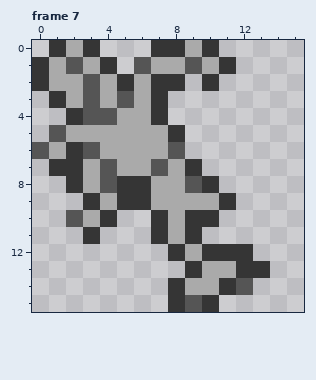
Edited in one commit: pixel-art file (art/neuron/neuron.ase). That is the earlier state.
16x16 pixels, 10 frames. Shown: frame 7.
The result:
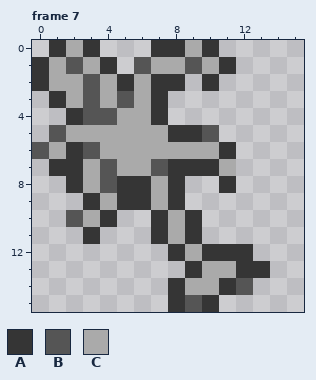
Palette (. is transparent): A #353535  B #555555  C #aaaaaa
Commit message: Touched up neuron animation.
Difference:
{"where": "frame 7"}
{"frame":7,"y":5,"x":9,"old":"..","new":"AB"}
{"frame":7,"y":6,"x":8,"old":"B...","new":"CCCA"}
{"frame":7,"y":7,"x":8,"old":"C","new":"A"}
{"frame":7,"y":7,"x":10,"old":"..","new":"AC"}
{"frame":7,"y":8,"x":8,"old":"CBA.","new":"A..A"}
{"frame":7,"y":9,"x":8,"old":"CCCA","new":"A..."}
{"frame":7,"y":10,"x":10,"old":"A","new":"."}
{"label":"changed","picture_box":[168,125,236,227]}
